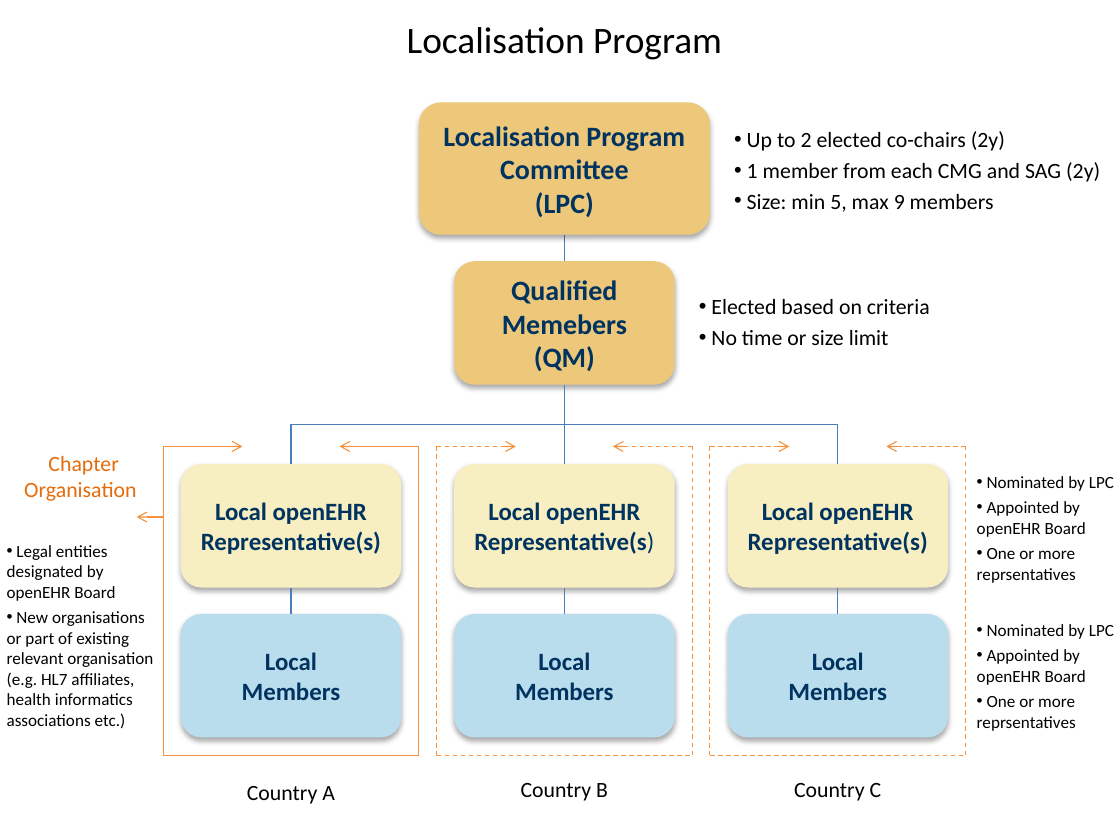
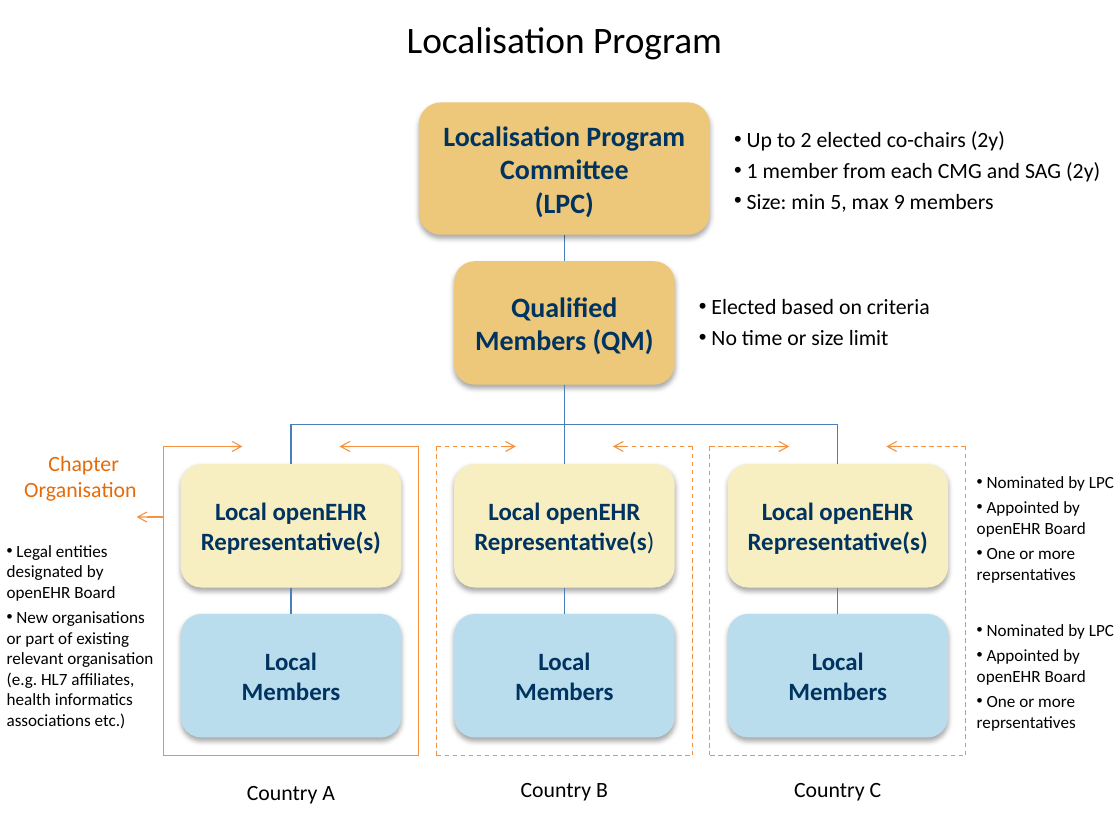
Before and after one commit to openEHR/openehr-website-php, a slide deck: slide 3 of files/openEHR_diagrams_sources.pptx. Drawn at 1120x840 pixels with LibreOffice and Linux fonts; fonts in the diff are those of the drawing. Boxes give left, top, right and bottom in pixels: in the first picture for what was removed or moved away, otherwise in the second. Text is boxed around its words. In the diff, an @@ line names an element or a change of style, - is before the commit and + after.

```diff
--- a/files/openEHR_diagrams_sources.pptx
+++ b/files/openEHR_diagrams_sources.pptx
@@ text in rounded rectangle at (x1=475, y1=297, x2=654, y2=354): text changed @@
-Qualified Memebers (QM)
+Qualified Members (QM)
```
Also in this commit, not shown: 1 other slide changed.
